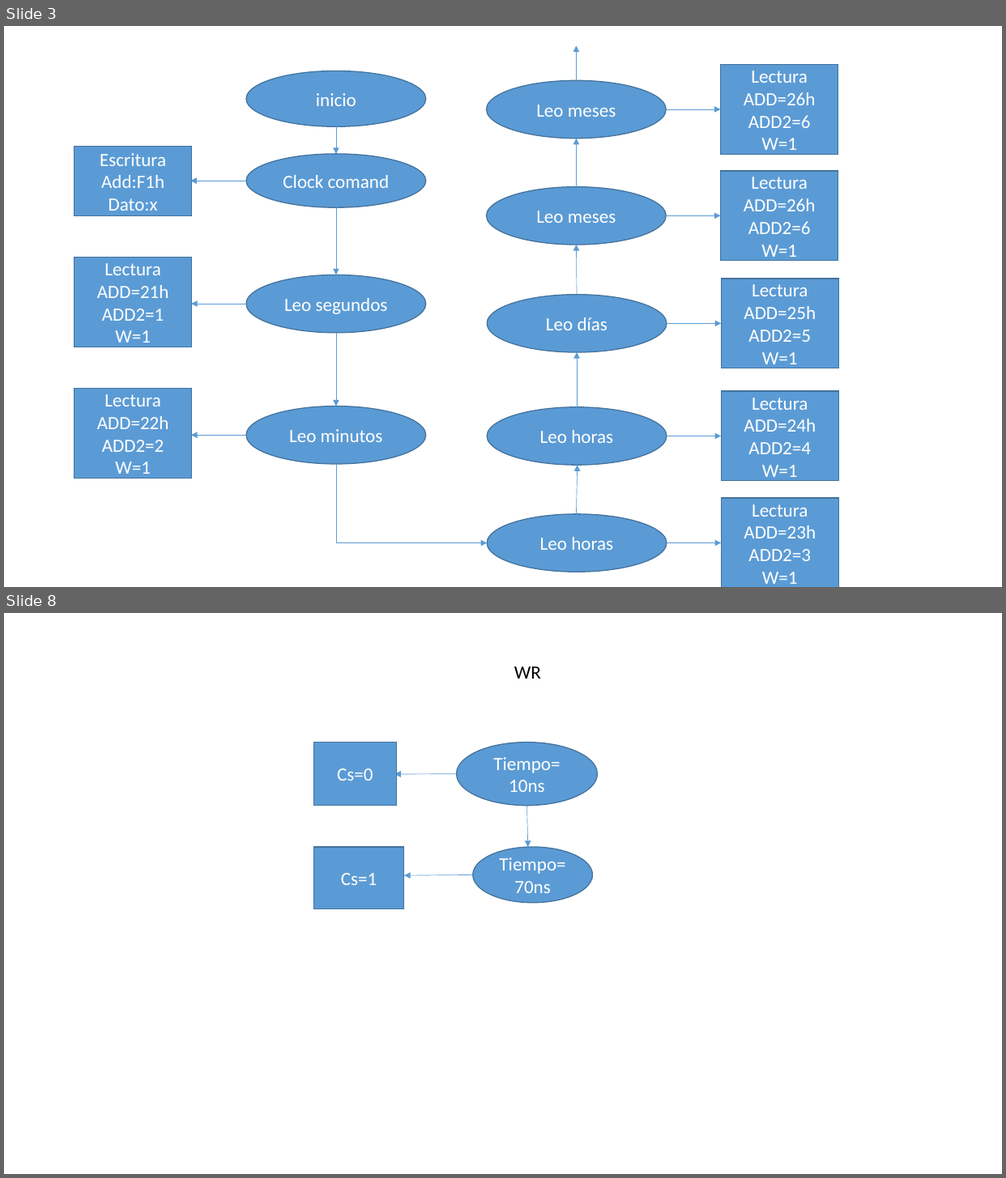
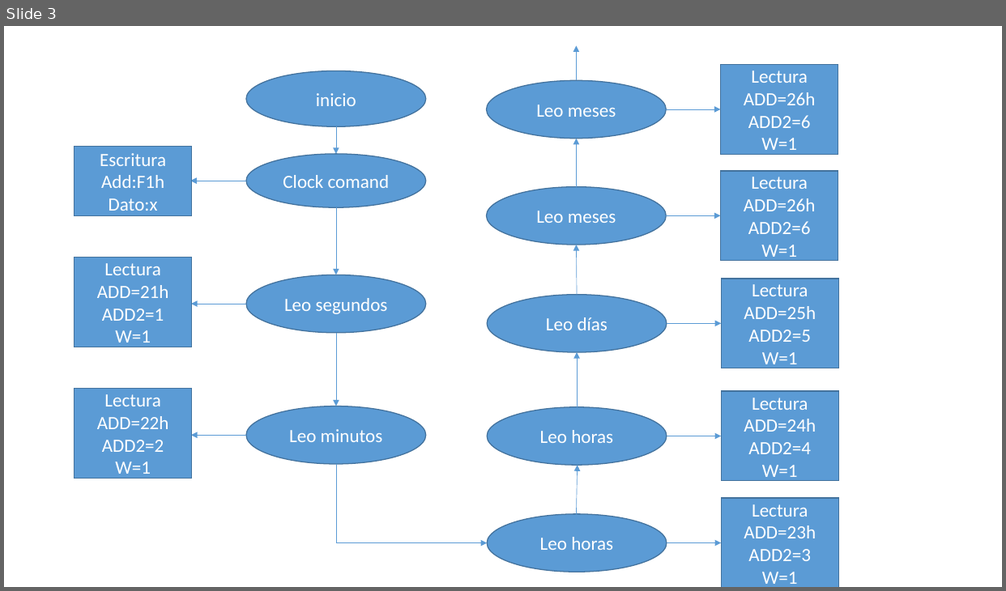
Before and after one commit to lleon95/proy_2_grupo_7_II_2016, a slide deck: Designs/Presentación1.pptx. Shown one above the other, each under a label of ours: slides 3 and 8 before the commit, slide 3 after it; the slides between them are not shown. The pictures are 1006x1178 and 1006x591 pixels, drawn with LibreOffice and Linux fonts; fonts in the diff are those of the drawing. Boxes give left, top, right and bottom in pixels: in the first picture for what was removed or moved away, otherwise in the second. Text is boxed around its words. In the diff, an @@ line names an element or a change of style, - is before the commit and + after.

```diff
--- a/Designs/Presentación1.pptx
+++ b/Designs/Presentación1.pptx
@@ slide 8 removed at <box>4,613,1002,1174</box>, background #FFFFFF @@
@@ text removed at <box>514,666,541,679</box> @@
-WR
@@ rectangle removed at <box>314,743,397,806</box> @@
-Cs=0
@@ ellipse removed at <box>457,743,598,806</box> @@
-Tiempo=
-10ns
@@ arrow removed from (457, 774) to (394, 774) @@
@@ arrow removed from (527, 806) to (528, 847) @@
@@ rectangle removed at <box>314,847,404,909</box> @@
-Cs=1
@@ ellipse removed at <box>473,847,592,904</box> @@
-Tiempo=70ns
@@ arrow removed from (473, 875) to (404, 875) @@
```
Also in this commit, not shown: 2 slides changed, 5 slides added, 2 other slides removed.
